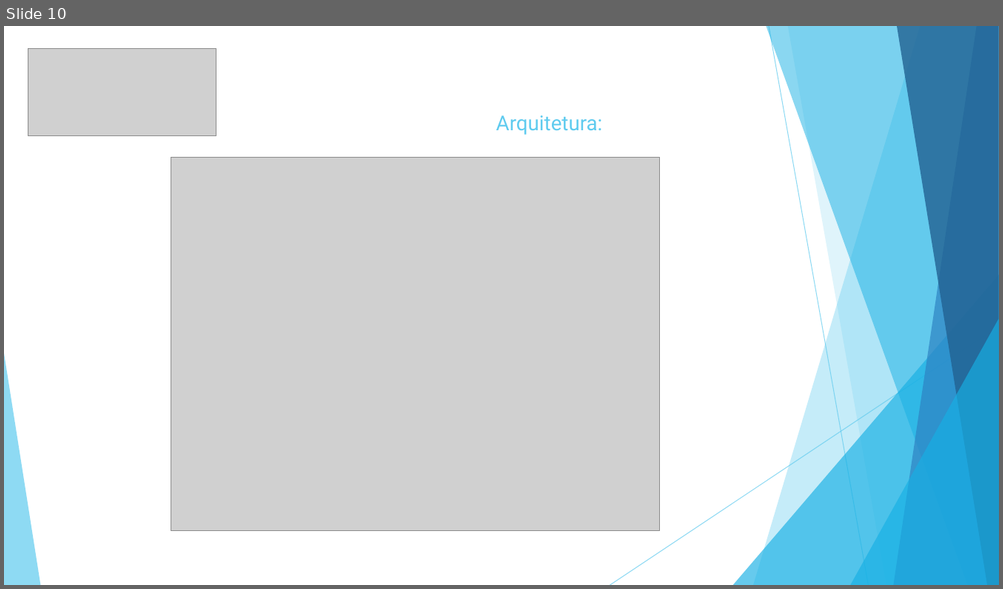
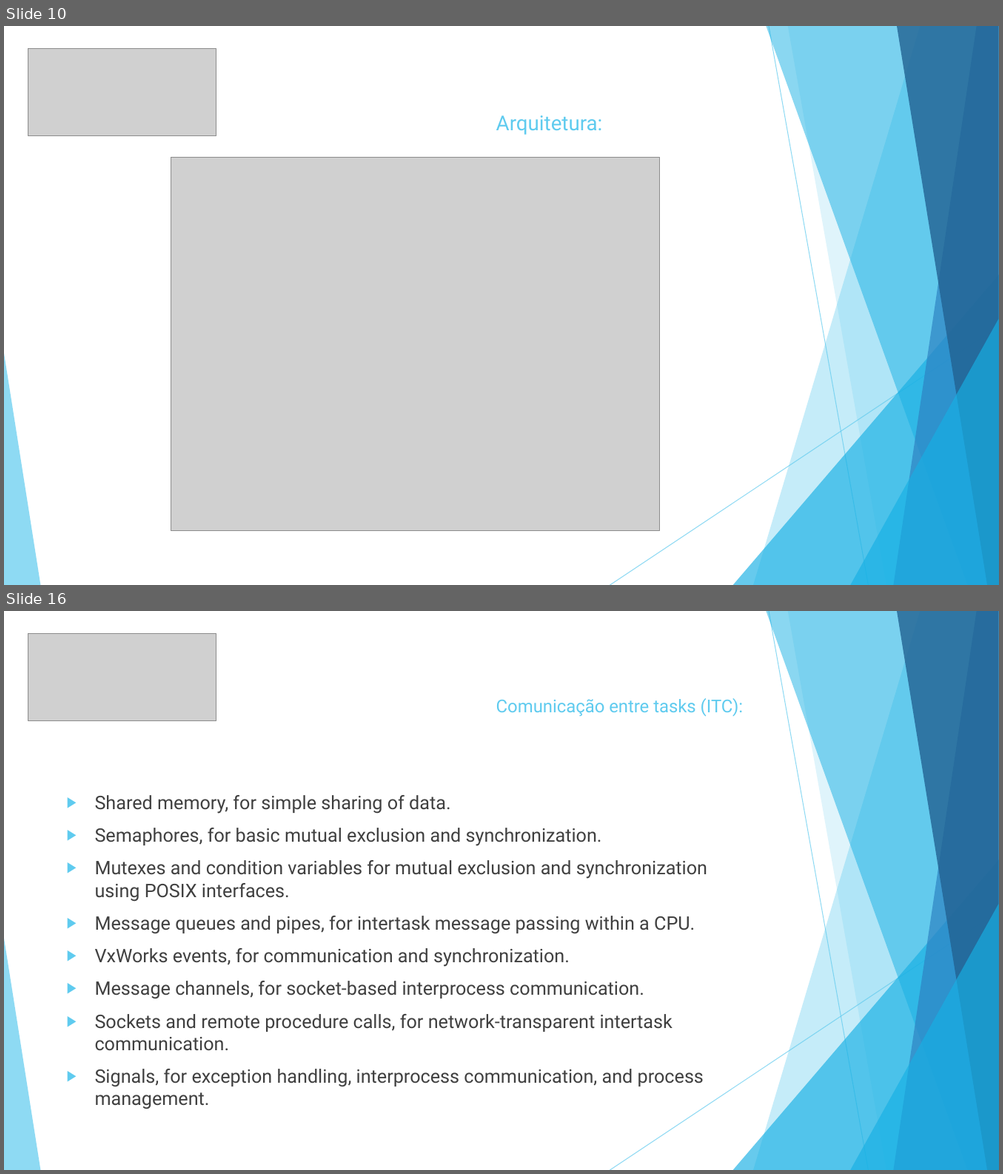
Before and after one commit to gfranzotti/seminarioVxWorks, a slide deck: Seminário VxWorks.pptx. Shown one above the other, each under a label of ours: slide 10 before the commit, slides 10 and 16 after it; the slides between them are not shown. The pictures are 1003x589 and 1003x1174 pixels, drawn with LibreOffice and Linux fonts; fonts in the diff are those of the drawing; grey boxes stand for pictures. Boxes give left, top, right and bottom in pixels: in the first picture for what was removed or moved away, otherwise in the second. Text is boxed around its words. In the diff, an @@ line names an element or a change of style, - is before the commit and + after.

```diff
--- a/Seminário VxWorks.pptx
+++ b/Seminário VxWorks.pptx
@@ slide 16 added at (x1=4, y1=611, x2=999, y2=1170), background #FFFFFF; not listed: 10 template elements that a slide beside it also shows @@
@@ picture added at (x1=28, y1=633, x2=216, y2=721) @@
@@ text added at (x1=496, y1=698, x2=743, y2=716), 17.1 pt, text #5FCBEF @@
+Comunicação entre tasks (ITC):
@@ text added at (x1=95, y1=795, x2=707, y2=1110), 18 pt, text #404040 @@
+▶ Shared memory, for simple sharing of data.
+▶ Semaphores, for basic mutual exclusion and synchronization.
+▶ Mutexes and condition variables for mutual exclusion and synchronization using POSIX interfaces.
+▶ Message queues and pipes, for intertask message passing within a CPU.
+▶ VxWorks events, for communication and synchronization.
+▶ Message channels, for socket-based interprocess communication.
+▶ Sockets and remote procedure calls, for network-transparent intertask communication.
+▶ Signals, for exception handling, interprocess communication, and process management.
```
Also in this commit, not shown: 5 slides changed, 2 other slides added, 1 slide removed, 25 other files.
